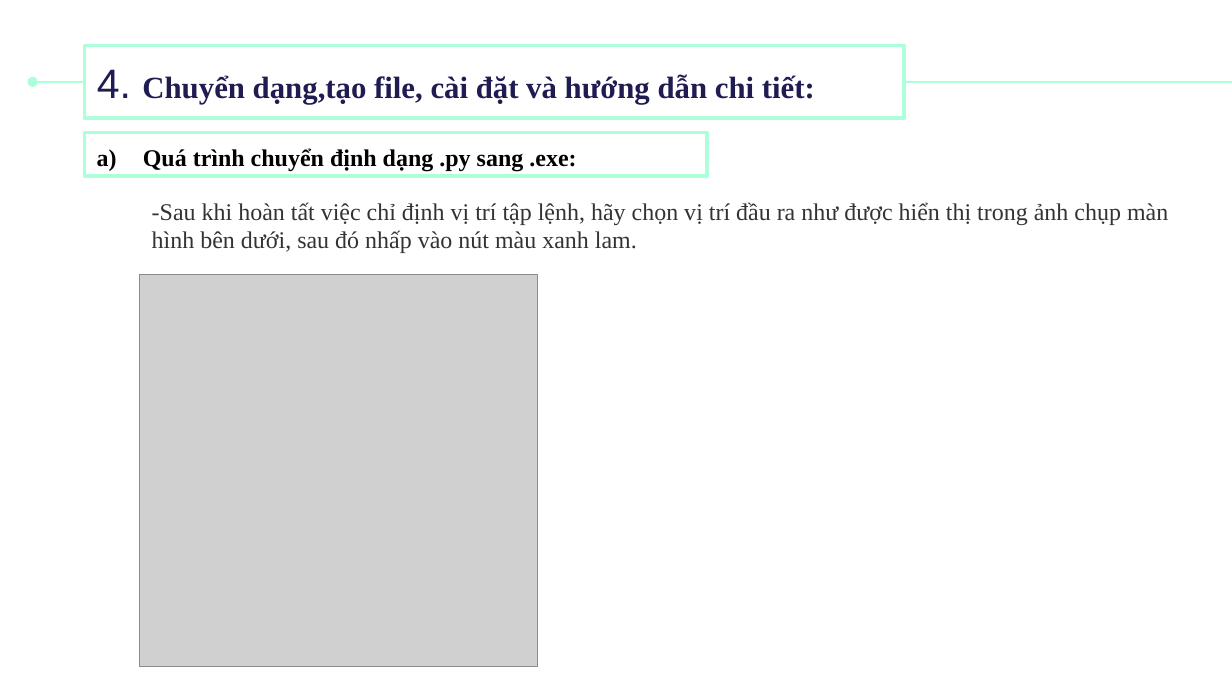
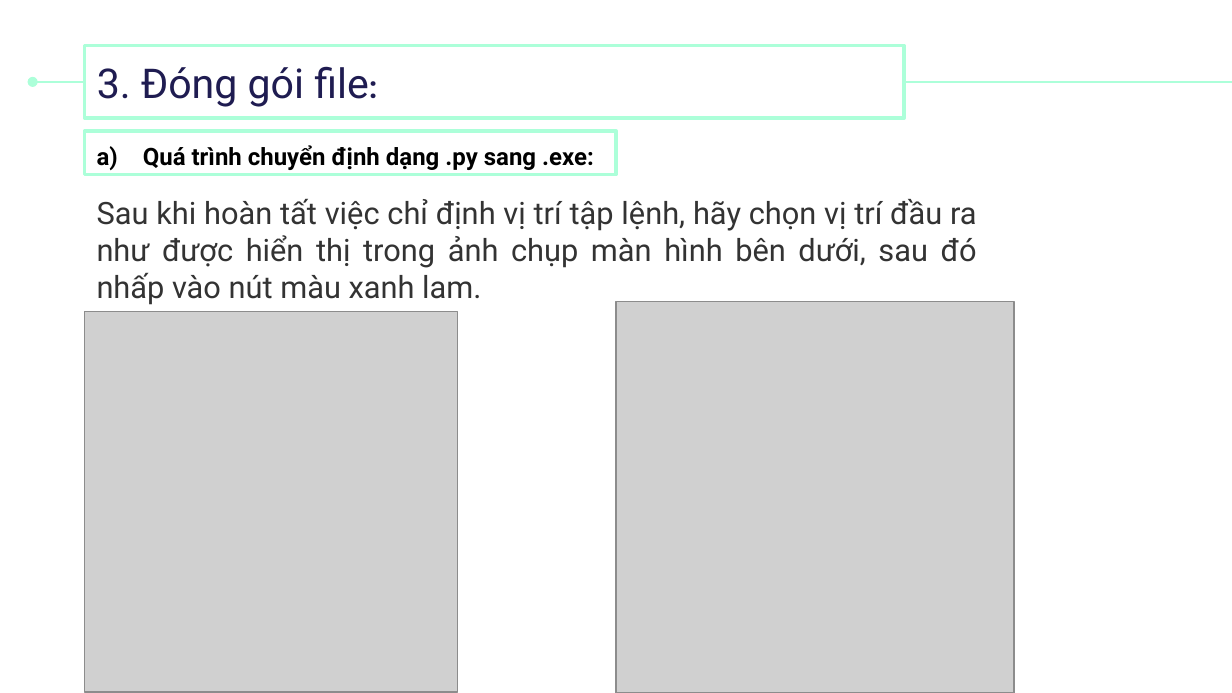
Before and after one commit to AnhVu12x08/LibraryManagement, a slide deck: slide 31 of Detaiso1_LTPYTHON.pptx (slide 20 before the commit). Drawn at 1232x693 pixels with LibreOffice and Linux fonts; fonts in the diff are those of the drawing; grey boxes stand for pictures. Boxes give left, top, right and bottom in pixels: in the first picture for what was removed or moved away, otherwise in the second. Text is boxed around its words. In the diff, an @@ line names an element or a change of style, - is before the commit and + after.

```diff
--- a/Detaiso1_LTPYTHON.pptx
+++ b/Detaiso1_LTPYTHON.pptx
@@ title at (x1=97, y1=66, x2=369, y2=107): text changed; size 18 to 24 pt; font Times New Roman to Roboto; bold off @@
-4. Chuyển dạng,tạo file, cài đặt và hướng dẫn chi tiết:
+3. Đóng gói file:
@@ rectangle "Quá trình chuyển định dạng ..." resized from (x1=85, y1=132, x2=707, y2=175) to (x1=85, y1=131, x2=616, y2=174) @@
@@ rectangle "Quá trình chuyển định dạng ..." at (x1=85, y1=131, x2=616, y2=174): font Times New Roman to Roboto @@
@@ text at (x1=97, y1=198, x2=977, y2=305): text changed; size 14 to 18 pt; font Times New Roman to Roboto @@
--Sau khi hoàn tất việc chỉ định vị trí tập lệnh, hãy chọn vị trí đầu ra như được hiển thị trong ảnh chụp màn hình bên dưới, sau đó nhấp vào nút màu xanh lam.
+Sau khi hoàn tất việc chỉ định vị trí tập lệnh, hãy chọn vị trí đầu ra như được hiển thị trong ảnh chụp màn hình bên dưới, sau đó nhấp vào nút màu xanh lam.
@@ picture added at (x1=85, y1=312, x2=458, y2=692) @@
@@ picture moved from (x1=139, y1=275, x2=537, y2=667) to (x1=616, y1=301, x2=1014, y2=692) @@
```
Also in this commit, not shown: 16 other slides changed, 34 slides added, 13 slides removed, 2 other files.
